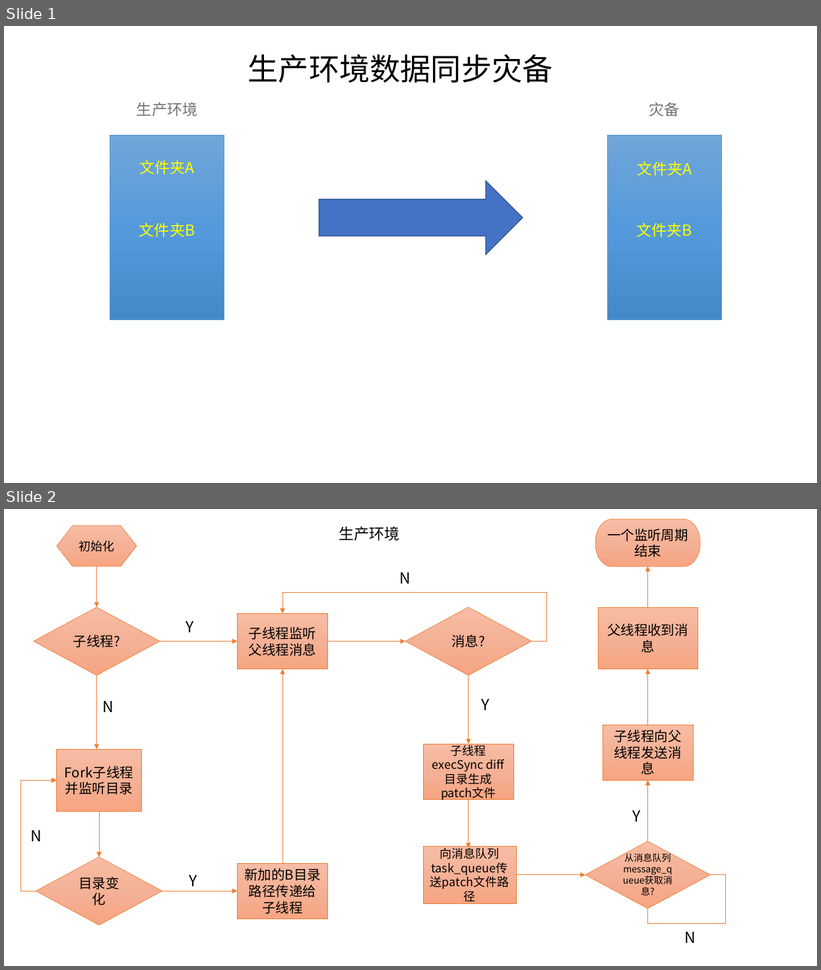
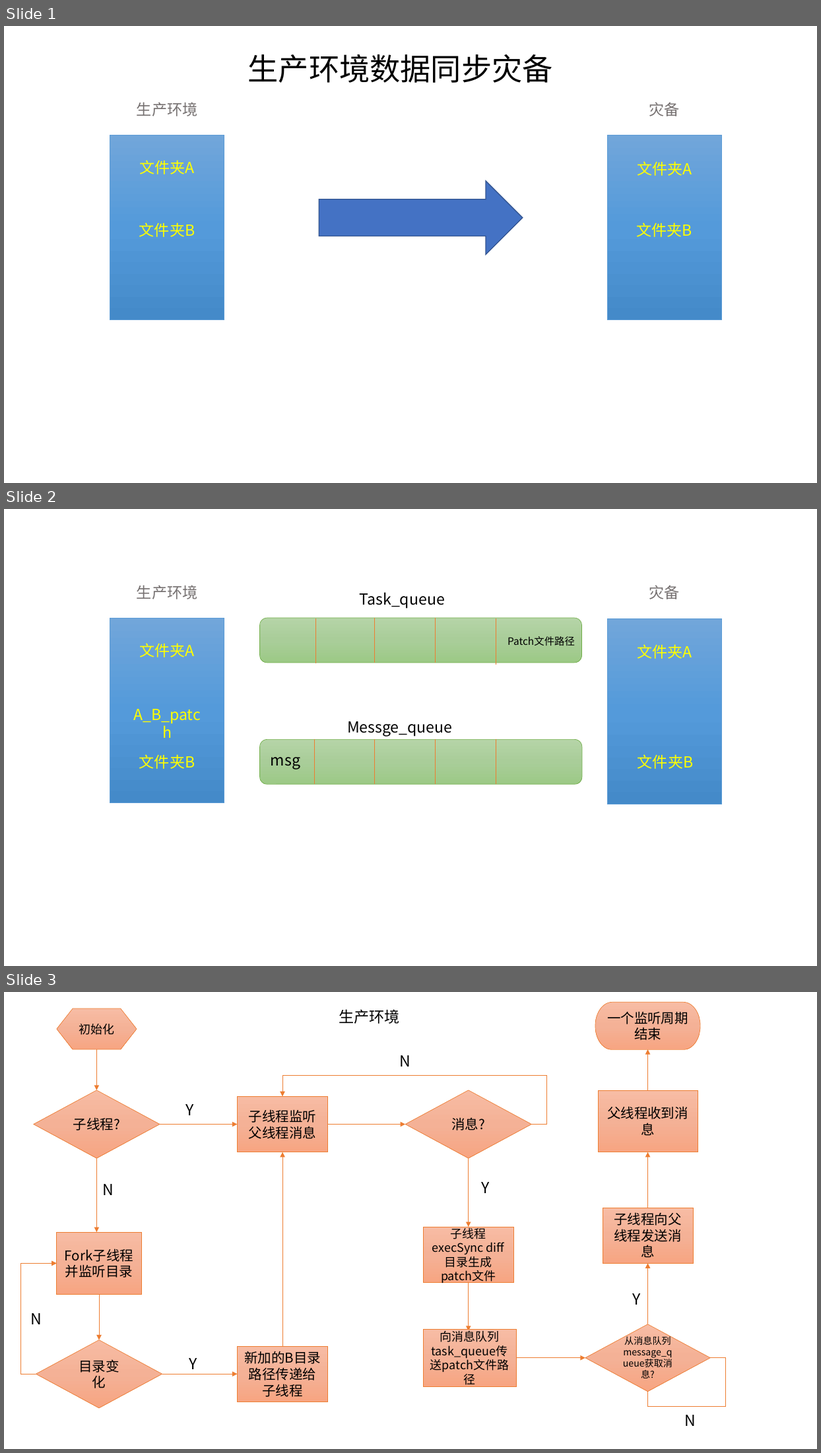
Before and after one commit to greent2008/diff_match_patch, a slide deck: 生产环境数据同步灾备.pptx. Shown one above the other, each under a label of ours: slides 1 and 2 before the commit, slides 1, 2 and 3 after it. The pictures are 821x970 and 821x1453 pixels, drawn with LibreOffice and Linux fonts; fonts in the diff are those of the drawing. Boxes give left, top, right and bottom in pixels: in the first picture for what was removed or moved away, otherwise in the second. Text is boxed around its words. In the diff, an @@ line names an element or a change of style, - is before the commit and + after.

```diff
--- a/生产环境数据同步灾备.pptx
+++ b/生产环境数据同步灾备.pptx
@@ slide 2 added at (x1=4, y1=509, x2=817, y2=966), background #FFFFFF @@
@@ text added at (x1=137, y1=585, x2=197, y2=599), 18 pt, text #767171 @@
+生产环境
@@ text added at (x1=649, y1=585, x2=680, y2=599), 18 pt, text #767171 @@
+灾备
@@ text added at (x1=360, y1=592, x2=445, y2=608), 18 pt, text #000000 @@
+Task_queue
@@ rectangle added at (x1=110, y1=618, x2=224, y2=803), fill gradient #71A6DB to #559BDB to #448ACA, outline #5B9BD5 0.5 pt @@
@@ rounded rectangle added at (x1=259, y1=618, x2=582, y2=663), fill gradient #B5D5A7 to #AACE9A to #9CC987, outline #70AD47 0.5 pt @@
@@ line added from (316, 619) to (316, 663), #ED7D31 0.5 pt @@
@@ line added from (375, 618) to (375, 663), #ED7D31 0.5 pt @@
@@ line added from (435, 618) to (435, 663), #ED7D31 0.5 pt @@
@@ line added from (496, 619) to (496, 665), #ED7D31 0.5 pt @@
@@ rectangle added at (x1=607, y1=619, x2=721, y2=804), fill gradient #71A6DB to #559BDB to #448ACA, outline #5B9BD5 0.5 pt @@
@@ text added at (x1=139, y1=643, x2=194, y2=657), 18 pt, text #FFFF00 @@
+文件夹A
@@ text added at (x1=508, y1=636, x2=575, y2=646), 12 pt, text #000000 @@
+Patch文件路径
@@ text added at (x1=637, y1=644, x2=692, y2=659), 18 pt, text #FFFF00 @@
+文件夹A
@@ text added at (x1=133, y1=709, x2=201, y2=723), 18 pt, text #FFFF00 @@
+A_B_patch
@@ text added at (x1=347, y1=722, x2=452, y2=737), 18 pt, text #000000 @@
+Messge_queue
@@ rounded rectangle added at (x1=259, y1=739, x2=582, y2=785), fill gradient #B5D5A7 to #AACE9A to #9CC987, outline #70AD47 0.5 pt @@
@@ line added from (314, 739) to (314, 785), #ED7D31 0.5 pt @@
@@ line added from (375, 739) to (375, 785), #ED7D31 0.5 pt @@
@@ line added from (435, 739) to (435, 785), #ED7D31 0.5 pt @@
@@ line added from (496, 739) to (496, 785), #ED7D31 0.5 pt @@
@@ text added at (x1=139, y1=755, x2=195, y2=769), 18 pt, text #FFFF00 @@
+文件夹B
@@ text added at (x1=271, y1=757, x2=300, y2=770), 18 pt, text #000000 @@
+msg
@@ text added at (x1=638, y1=755, x2=693, y2=769), 18 pt, text #FFFF00 @@
+文件夹B
@@ what was slide 2 is now slide 3 @@
```
Also in this commit, not shown: 1 slide removed, 1 other file.
